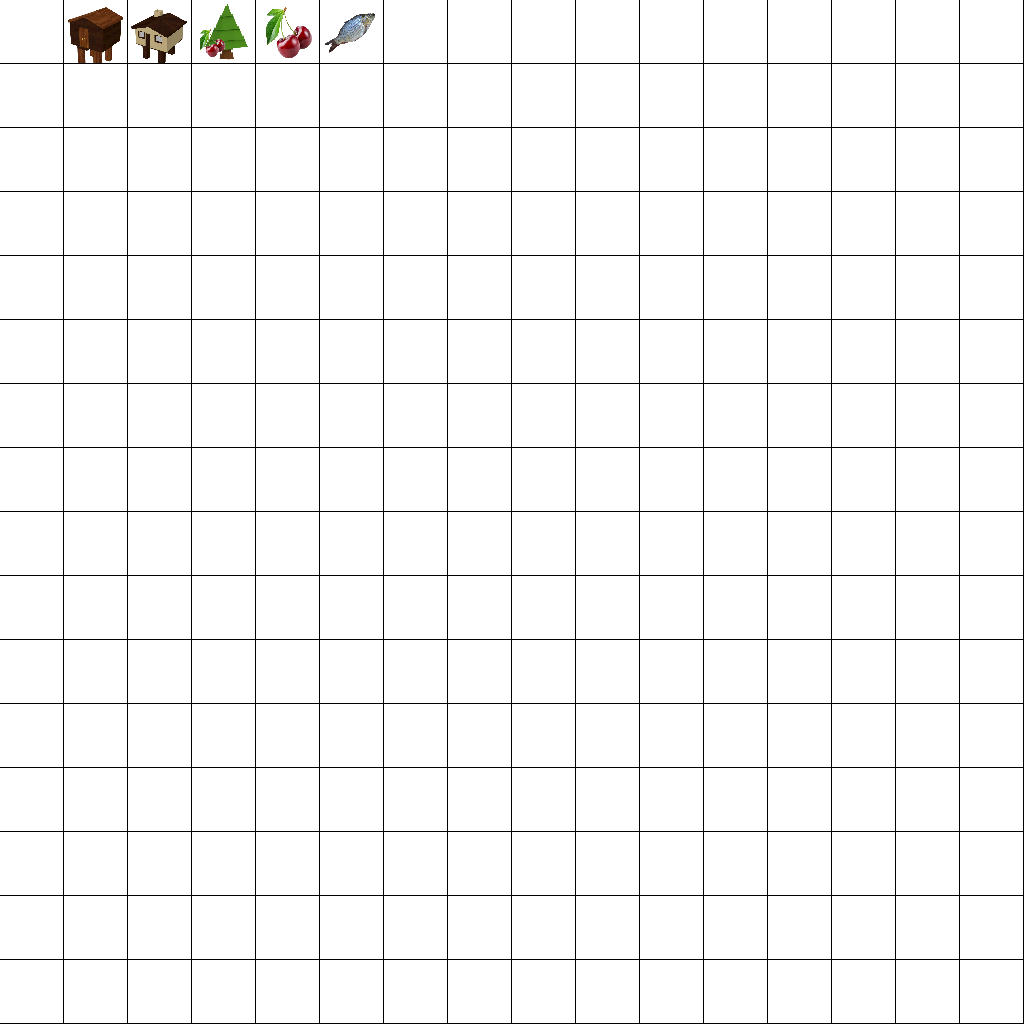
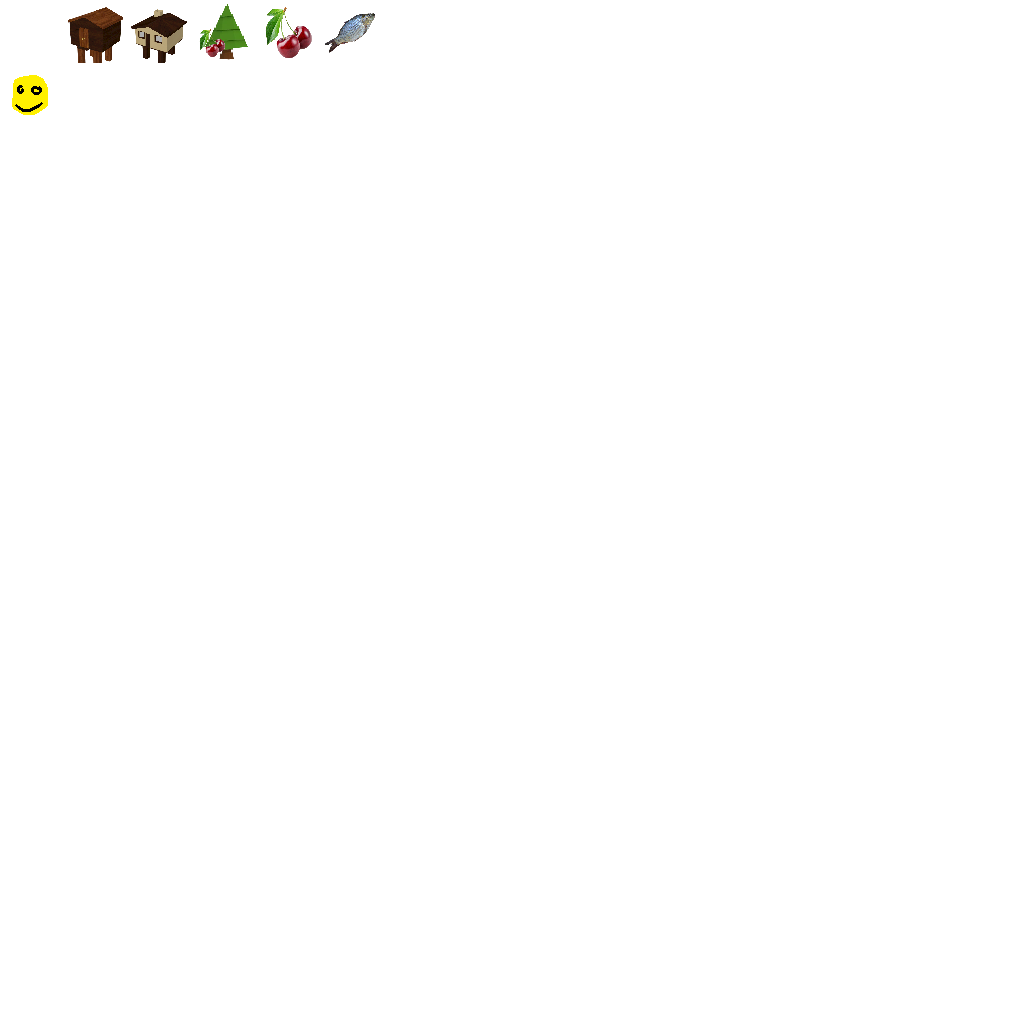
Layer changes from the first 1024px x 1024px image to the second:
renamed "Pasted Layer" to "GRID", hid it, moved it above "Pasted Layer #3" over left=0, top=0, right=1024, bottom=1024
added layer "Layer #2" above "Layer #1" over left=12, top=75, right=48, bottom=115
